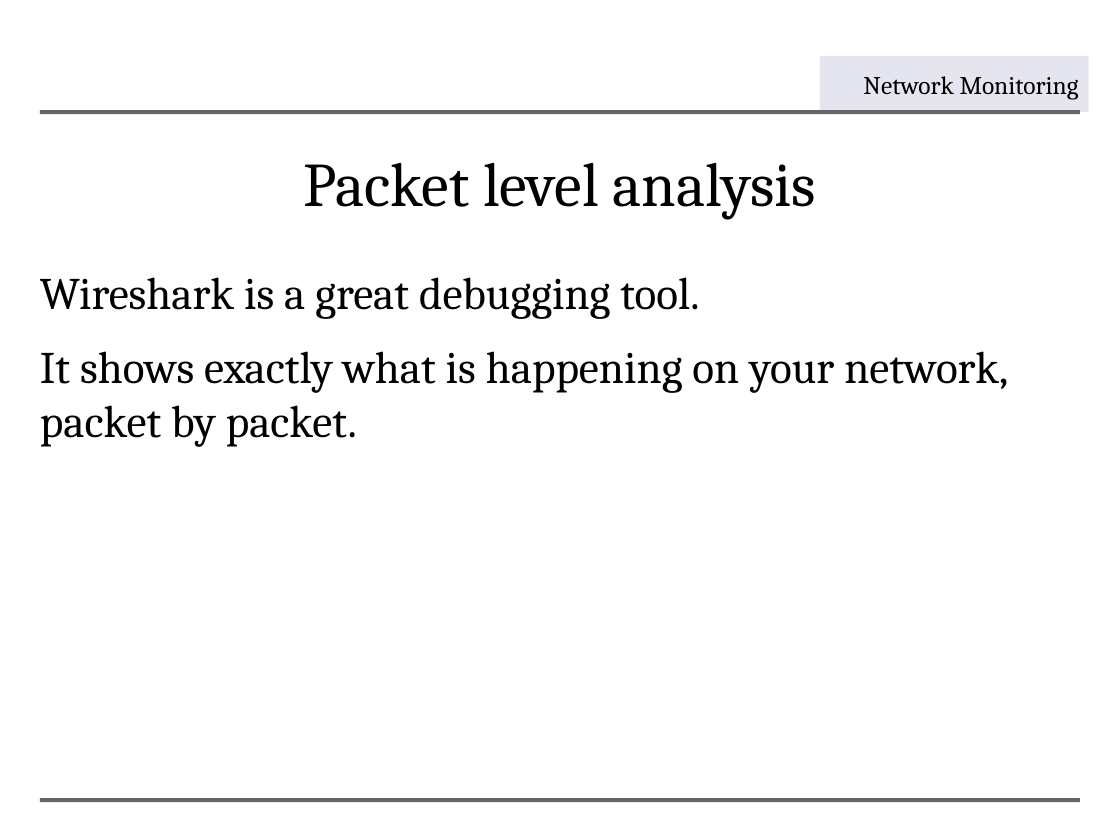
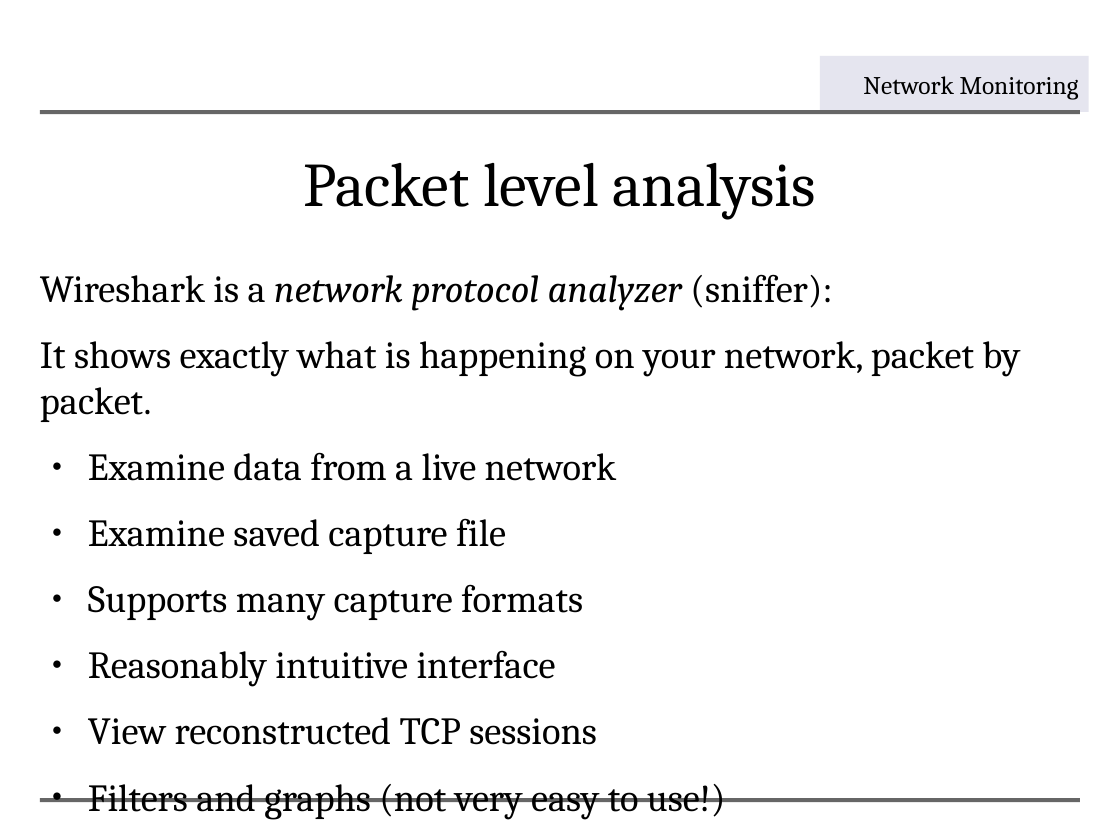
Before and after one commit to aptivate/inaspmaterials, a slide deck: slide 32 of generated/Network_Management/Unit_7_Network_Monitoring/Unit_7_Presentation.rst.odp (slide 19 before the commit). Drawn at 1120x840 pixels with LibreOffice and Linux fonts; fonts in the diff are those of the drawing; background and template pictures are left out. Boxes give left, top, right and bottom in pixels: in the first picture for what was removed or moved away, otherwise in the second. Text is boxed around its words. In the diff, an @@ line names an element or a change of style, - is before the commit and + after.

```diff
--- a/generated/Network_Management/Unit_7_Network_Monitoring/Unit_7_Presentation.rst.odp
+++ b/generated/Network_Management/Unit_7_Network_Monitoring/Unit_7_Presentation.rst.odp
@@ text at (40, 274, 832, 311): text changed; size 32 to 27.2 pt; italic on @@
-Wireshark is a great debugging tool.
+Wireshark is a network protocol analyzer (sniffer):
@@ text at (40, 341, 1020, 422): size 32 to 27.2 pt in "It shows exactly what is happening on ..." @@
@@ text at (88, 452, 726, 820): paragraphs added @@
+● Examine data from a live network
+● Examine saved capture file
+● Supports many capture formats
+● Reasonably intuitive interface
+● View reconstructed TCP sessions
+● Filters and graphs (not very easy to use!)
```
Also in this commit, not shown: 9 other slides changed, 19 slides added, 12 other files.
